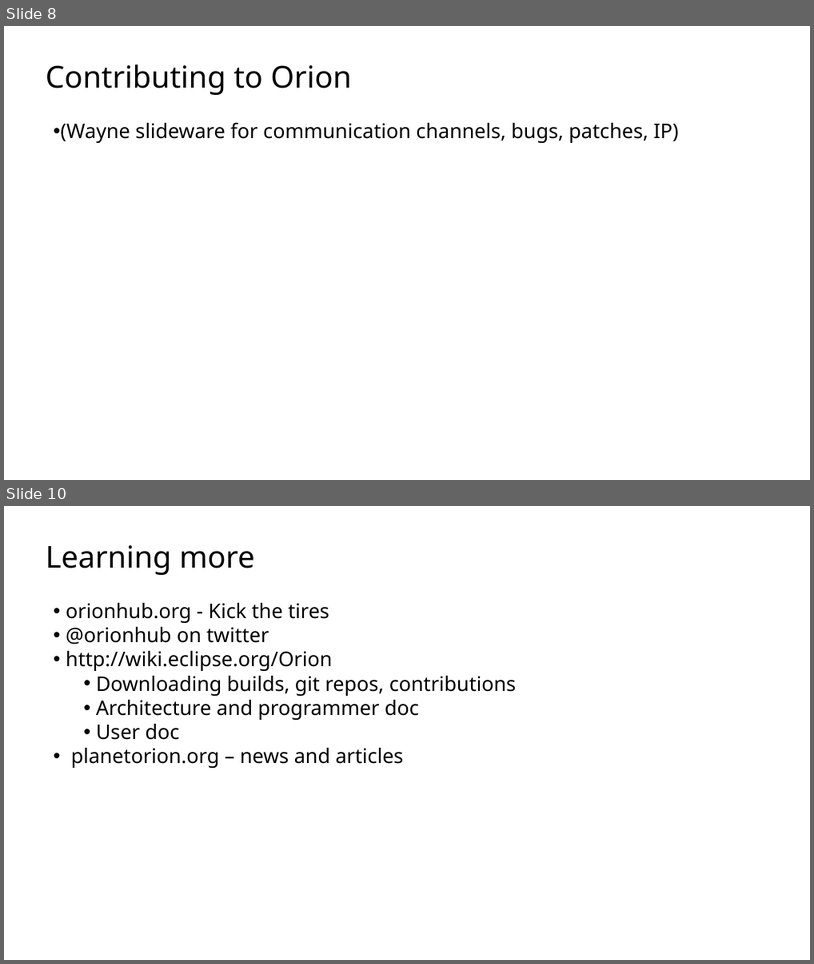
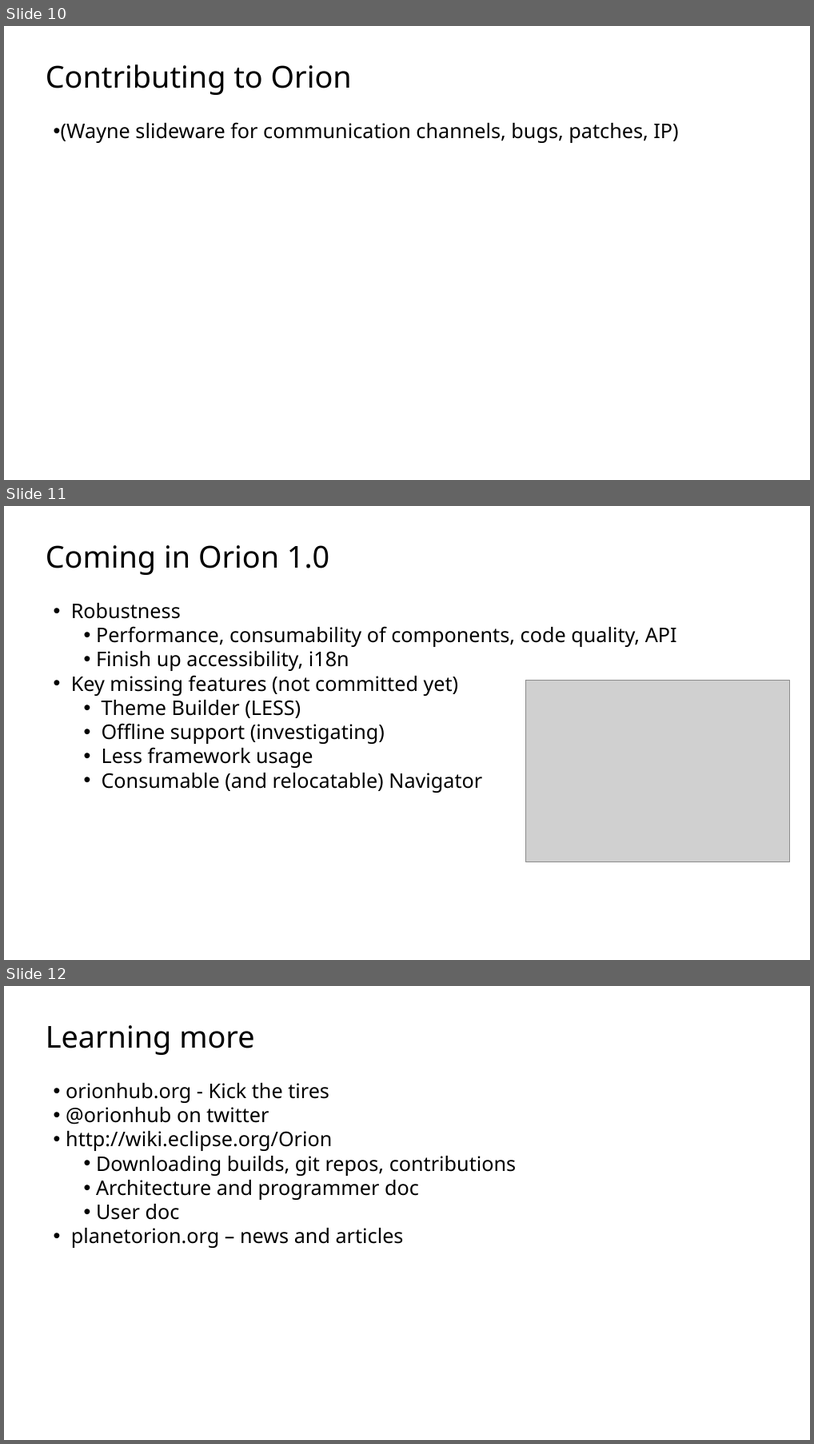
Before and after one commit to sfmccourt/oscon, a slide deck: osconorion.odp. Shown one above the other, each under a label of ours: slides 8 and 10 before the commit, slides 10, 11 and 12 after it; the slides between them are not shown. The pictures are 814x964 and 814x1444 pixels, drawn with LibreOffice and Linux fonts; fonts in the diff are those of the drawing; grey boxes stand for pictures; background and template pictures are left out. Boxes give left, top, right and bottom in pixels: in the first picture for what was removed or moved away, otherwise in the second. Text is boxed around its words. In the diff, an @@ line names an element or a change of style, - is before the commit and + after.

```diff
--- a/osconorion.odp
+++ b/osconorion.odp
@@ slide 11 added at (4, 506, 810, 960), background picture (left out) @@
@@ text added at (46, 545, 678, 792), 48 pt, text #000000 @@
+Coming in Orion 1.0
+  • Robustness
+      • Performance, consumability of components, code quality, API
+      • Finish up accessibility, i18n
+  • Key missing features (not committed yet)
+      • Theme Builder (LESS)
+      • Offline support (investigating)
+      • Less framework usage
+      • Consumable (and relocatable) Navigator
@@ picture added at (526, 680, 790, 861) @@
@@ what was slide 8 is now slide 10 @@
@@ what was slide 10 is now slide 12 @@
```
Also in this commit, not shown: 2 slides changed, 3 other slides added, 2 slides removed, 1 other file.
